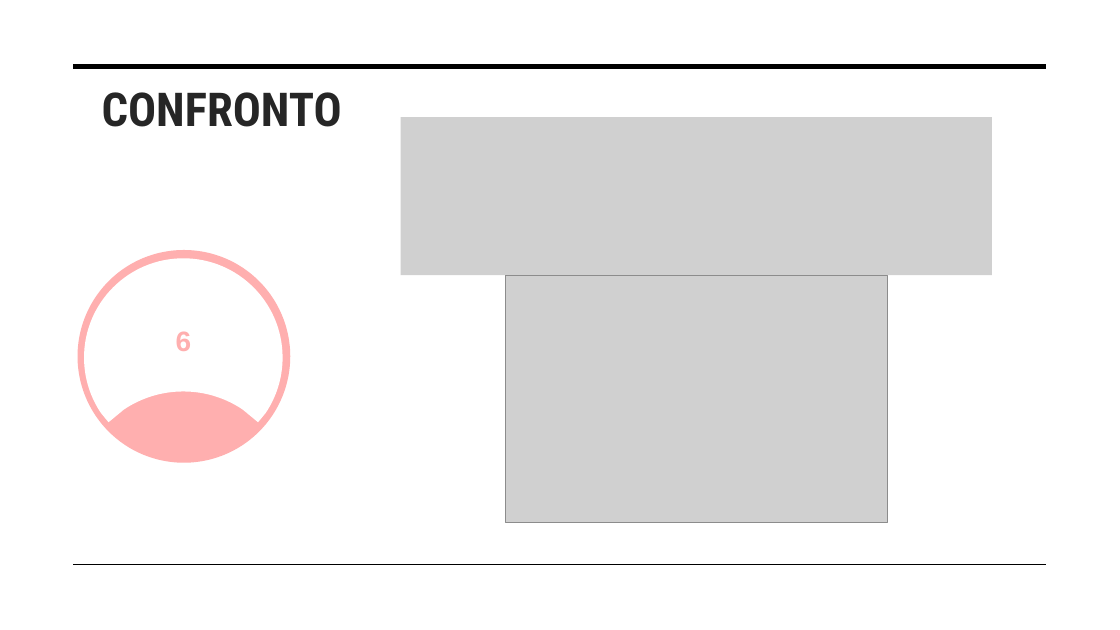
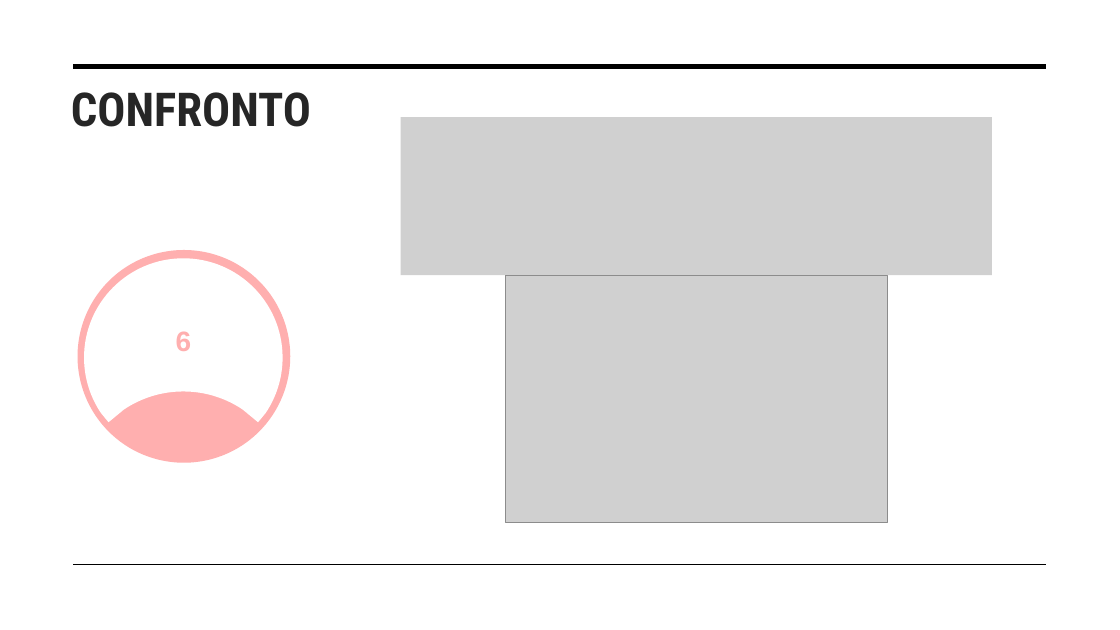
Before and after one commit to exo404/OptimizeDatacenter_Hashcode2015, a slide deck: slide 26 of Optimize Datacenter.pptx. Drawn at 1120x630 pixels with LibreOffice and Linux fonts; fonts in the diff are those of the drawing; grey boxes stand for pictures. Boxes give left, top, right and bottom in pixels: in the first picture for what was removed or moved away, otherwise in the second. Text is boxed around its words. In the diff, an @@ line names an element or a change of style, - is before the commit and + after.

```diff
--- a/Optimize Datacenter.pptx
+++ b/Optimize Datacenter.pptx
@@ text "CONFRONTO": place and size @@
-text "CONFRONTO" at (102, 92, 342, 127)
+text "CONFRONTO" at (71, 92, 311, 127)
```
Also in this commit, not shown: 24 other slides changed.
